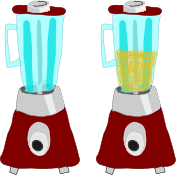
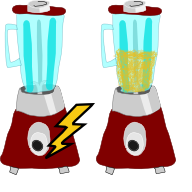
Layers edited between the first and the second 192×192 image:
added layer "Pasted Layer" above "licuadora.png" over <box>45,103,95,159</box>
